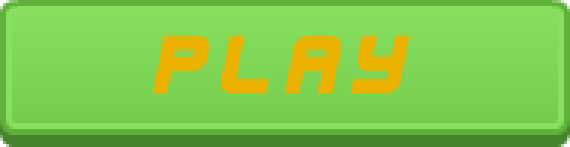
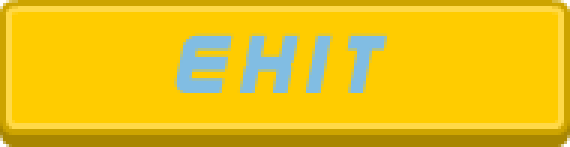
Revision of a layered 570px x 147px image; what changed, layer by layer:
showed "Exit", painted on it over [174, 33, 387, 93]
hid "Play", painted on it over [150, 33, 411, 93]
hid "button_down" over [0, 0, 570, 147]
added layer "yellow_button02.png" over [0, 0, 570, 147]
